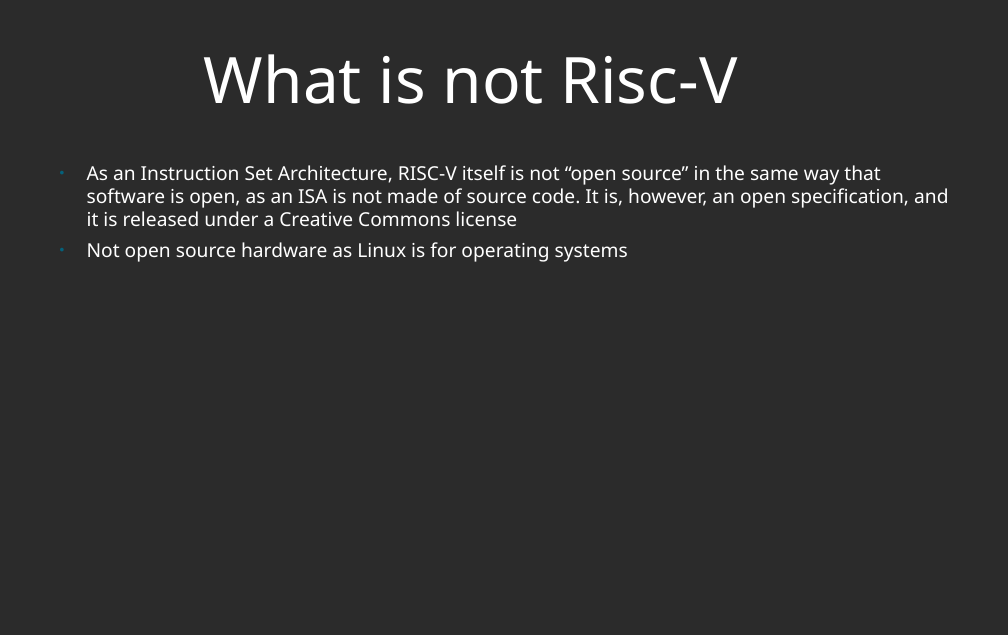
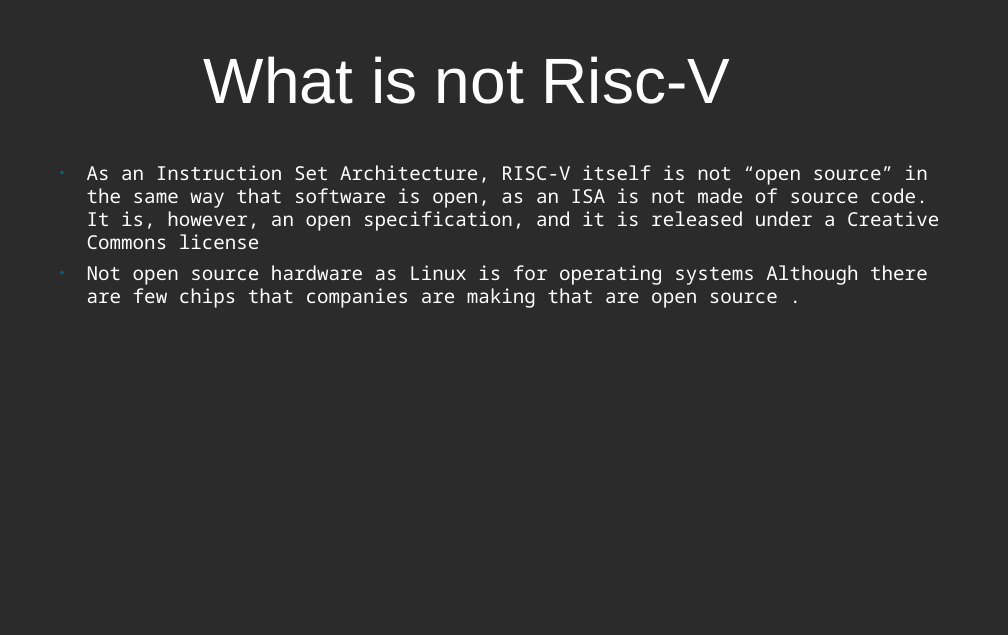
Before and after one commit to murthuja1708/desd_class, a slide deck: slide 3 of RISCV.odp (slide 4 before the commit). Drawn at 1008x635 pixels with LibreOffice and Linux fonts; fonts in the diff are those of the drawing; background and template pictures are left out; a plain dark background stands for a picture behind light text. Boxes give left, top, right and bottom in pixels: in the first picture for what was removed or moved away, otherwise in the second. Text is boxed around its words. In the diff, an @@ line names an element or a change of style, - is before the commit and + after.

```diff
--- a/RISCV.odp
+++ b/RISCV.odp
@@ title "What is not Risc-V" at [204, 56, 730, 104]: font Noto Sans to Arial @@
@@ text at [87, 165, 939, 249]: font Noto Sans to Noto Sans Mono in "As an Instruction Set Architecture, RISC-V itself ..." @@
@@ text at [87, 265, 928, 308]: text changed; font Noto Sans to Noto Sans Mono @@
-● Not open source hardware as Linux is for operating systems
+● Not open source hardware as Linux is for operating systems Although there are few chips that companies are making that are open source .
```
Also in this commit, not shown: 15 other slides changed, 8 slides added, 5 slides removed.
